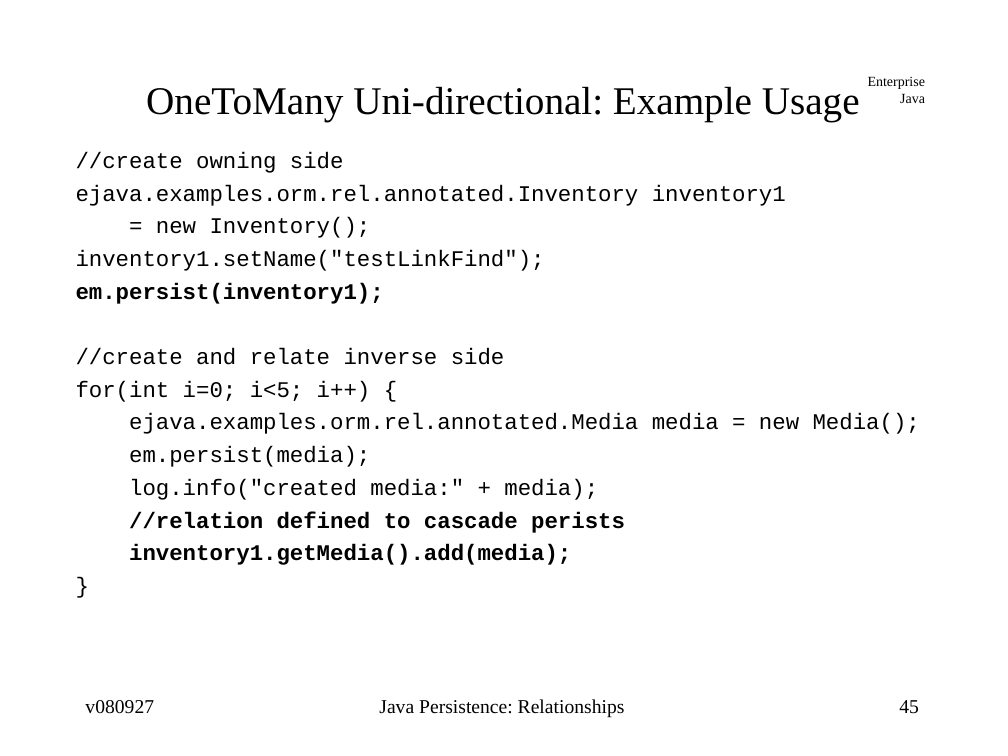
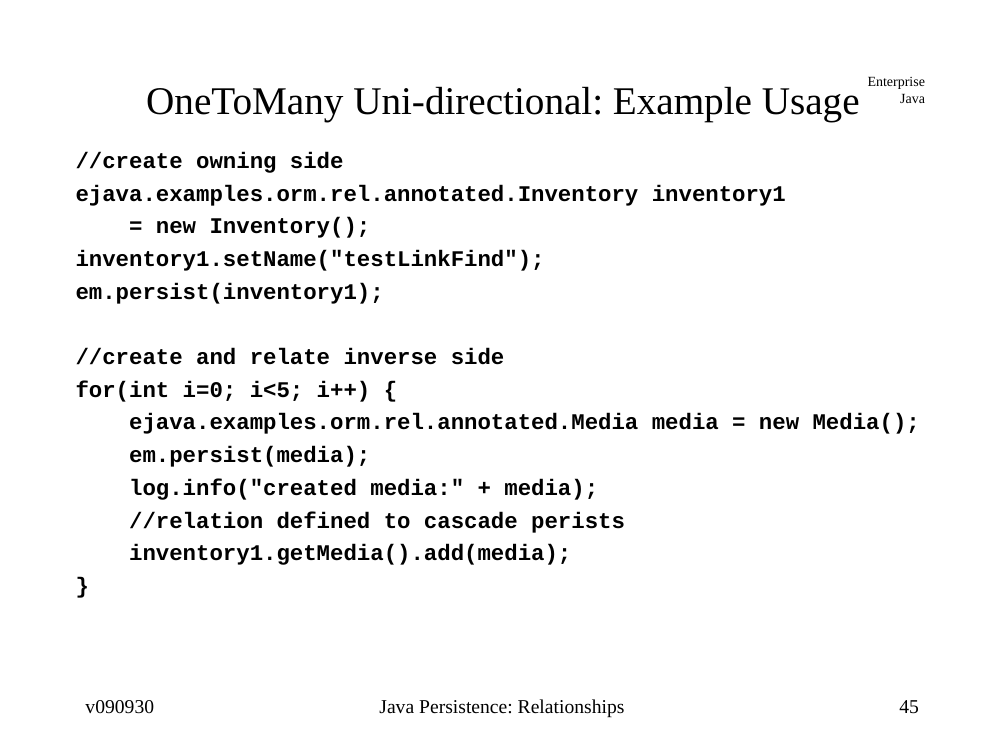
Before and after one commit to jcstaff/ejava-javaee, a slide deck: slide 45 of ormRelations/src/site/resources/lectures/ormRelations.ppt. Drawn at 1008x756 pixels with LibreOffice and Linux fonts; fonts in the diff are those of the drawing. Boxes give left, top, right and bottom in pixels: in the first picture for what was removed or moved away, otherwise in the second. Text is boxed around its words. In the diff, an @@ line names an element or a change of style, - is before the commit and + after.

```diff
--- a/ormRelations/src/site/resources/lectures/ormRelations.ppt
+++ b/ormRelations/src/site/resources/lectures/ormRelations.ppt
@@ text at bbox=[76, 152, 920, 500]: bold on in "//create owning side", "ejava.examples.orm.rel.annotated.Inventory inventory1", "= new Inventory();", "inventory1.setName("testLinkFind");" and 6 more places @@
@@ text at bbox=[85, 700, 154, 714]: text changed @@
-v080927
+v090930
```
Also in this commit, not shown: 67 other slides changed.
